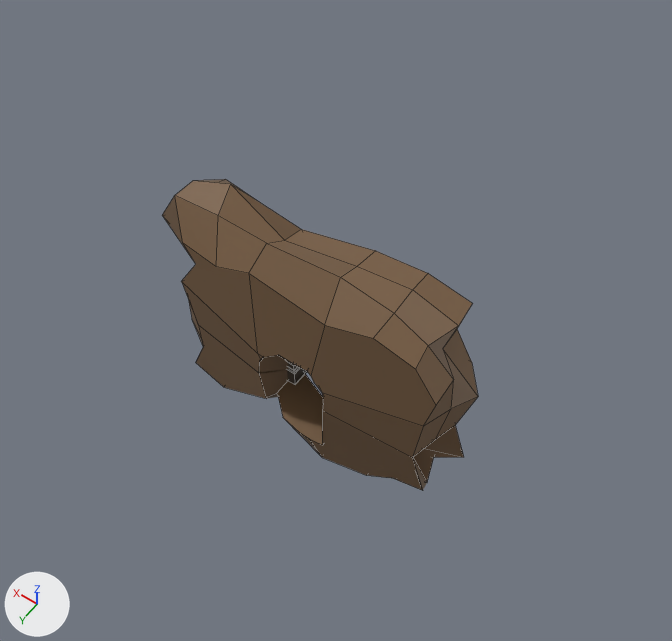
An edit to the FBX model Assets/3d model/Assets/Assets/EntranceDoor.fbx, drawn before and after from the same camera.
The view is the same before and after, from a camera (50 mm lens) standing at (-7.25, 10.21, 17.71) and looking at (0.06, -0.03, 1.62). The axes (+X, +Y, +Z) are drawn at lower left. The lights are the same throughout. The older version comes first. Mesh edges are drawn as thin lines. Where no turn or scale is listed for an object, it has been applied to the vertices. Vertices at exactly the same position are counted once.

Objects in the first picture: 'Wall1' and 1 more.
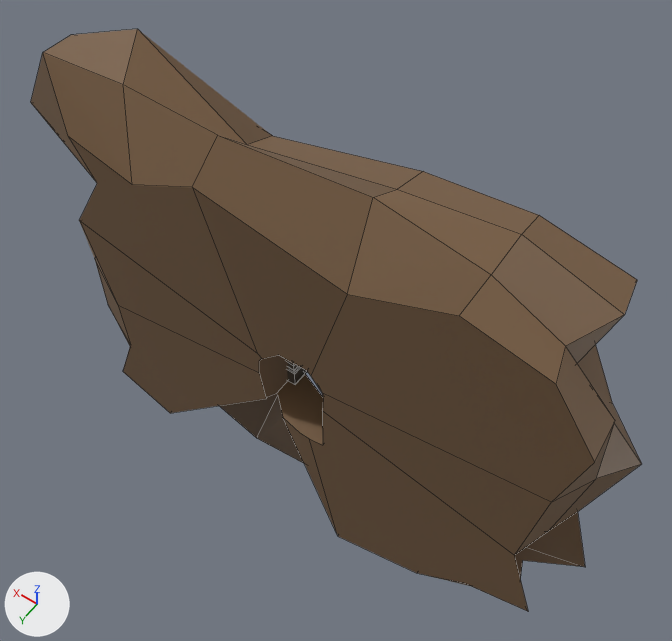
Edits to the bpy script that builds the scene:
```text
Change me_cube_007:
    used by ob_wall1; location = (0.18, 0.57, 1.42)
    remove me_cube_007.from_pydata(...)  # 137 vertices, 87 faces; spans x -3.8..3.86, y -1.23..1.22, z -3.09..3.21
    add me_cube_007.from_pydata(...)  # 124 vertices, 85 faces; spans x -7.08..7.27, y -1.31..1.33, z -6.12..5.97
    me_cube_007 part 1
    17 vertices are removed from x -1.03..0.66, y -1.21..1.21, z -1.78..0.64
    18 faces are deleted
    77 vertices move from x -3.8..3.86, y -0.97..0.99, z -3.09..3.21 to x -7.08..7.27, y -1.31..1.33, z -6.12..5.97
    4 vertices are added at (-1.03, -1.18, 0.01), (0.57, -1.21, 0.17), (0.66, 1.19, -0.36), (0.57, 1.13, 0.17)
    16 new faces join them
```

Boxes [x1, y1, x2, y2] around the edits, measured in the pictures (672 x 641 px):
'Wall1', reshaped (93% wider, 87% taller)
    before: [162, 179, 478, 490]
    after: [31, 29, 642, 611]
